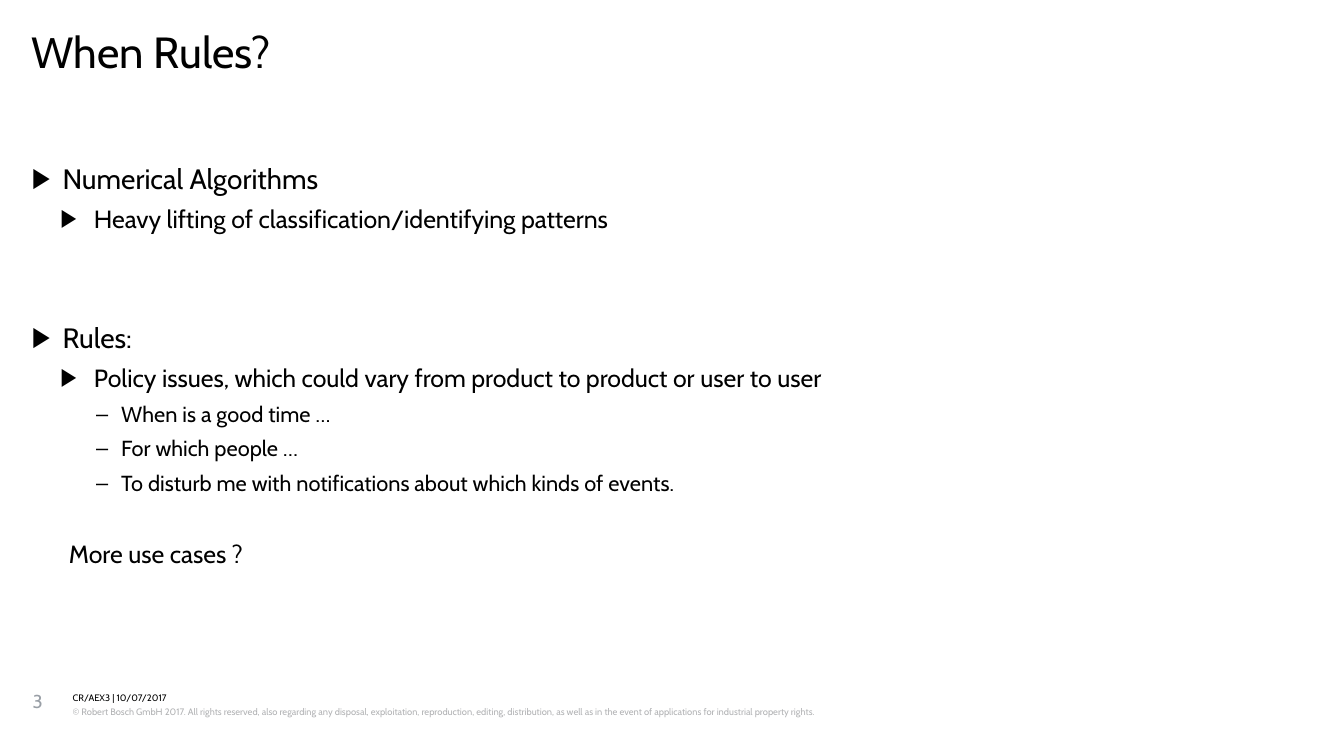
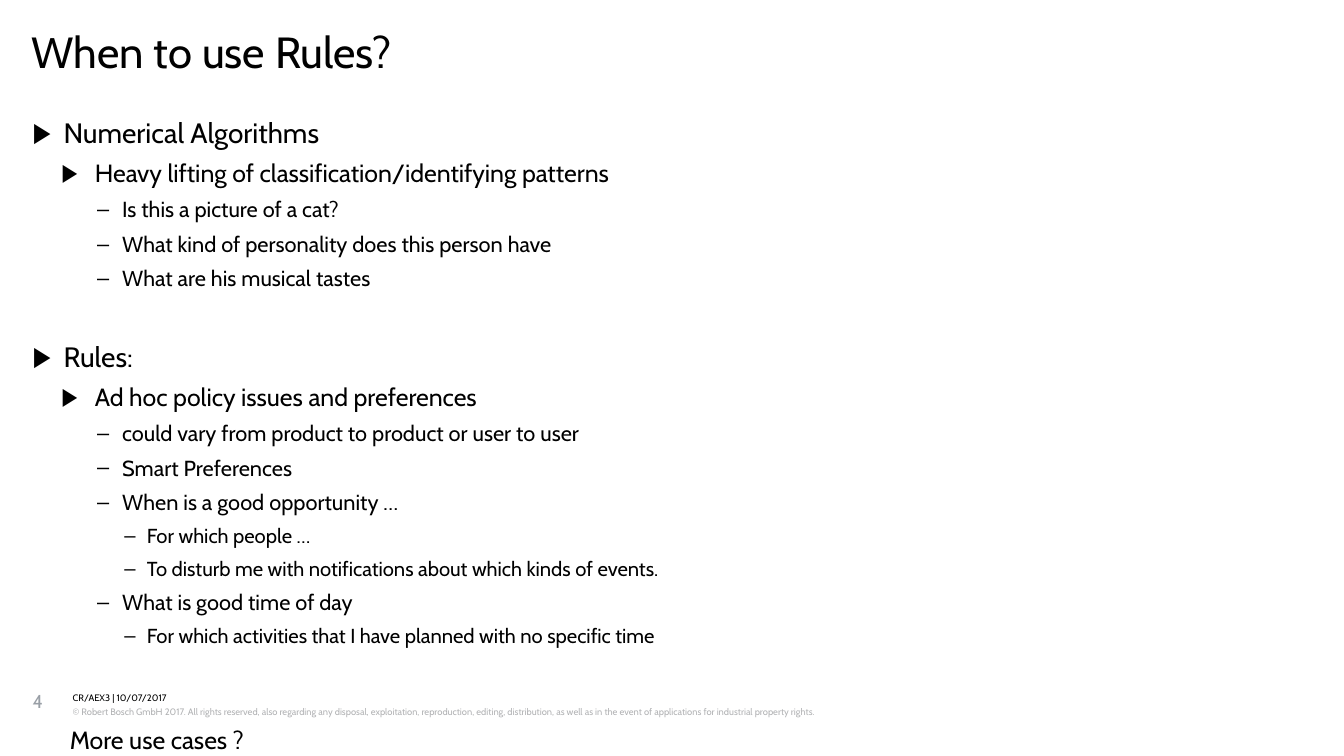
Before and after one commit to sofayam/node-rules-test, a slide deck: slide 4 of RulesForMyAssist.pptx (slide 3 before the commit). Drawn at 1344x756 pixels with LibreOffice and Linux fonts; fonts in the diff are those of the drawing; background and template pictures are left out. Boxes give left, top, right and bottom in pixels: in the first picture for what was removed or moved away, otherwise in the second. Text is boxed around its words. In the diff, an @@ line names an element or a change of style, - is before the commit and + after.

```diff
--- a/RulesForMyAssist.pptx
+++ b/RulesForMyAssist.pptx
@@ text at (x1=32, y1=35, x2=392, y2=69): text changed @@
-When Rules?
+When to use Rules?
@@ text "Numerical Algorithms" moved from (x1=63, y1=168, x2=821, y2=564) to (x1=64, y1=122, x2=659, y2=750) @@
@@ text at (x1=122, y1=200, x2=552, y2=287): paragraphs added @@
+    ‒ Is this a picture of a cat?
+    ‒ What kind of personality does this person have
+    ‒ What are his musical tastes
@@ text at (x1=95, y1=387, x2=579, y2=515): text changed; size 16 to 14 pt @@
-  ▶ Policy issues, which could vary from product to product or user to user
-    ‒ When is a good time …
+  ▶ Ad hoc policy issues and preferences
+    ‒ could vary from product to product or user to user
+    ‒ Smart Preferences
+    ‒ When is a good opportunity …
@@ text at (x1=147, y1=527, x2=659, y2=577): size 14 to 13 pt in "For which people …", "To disturb me with notifications about which ..."; list level 3 to 4 in "For which people …"; line spacing 1.02 to 1.03; list level 3 to 4 in "To disturb me with notifications ..." @@
@@ text at (x1=122, y1=593, x2=654, y2=648): paragraphs added @@
+    ‒ What is good time of day
+      ‒ For which activities that I have planned with no specific time
@@ text at (x1=33, y1=695, x2=43, y2=708): text changed @@
-3
+4
```
Also in this commit, not shown: 5 other slides changed, 3 slides added, 1 other file.
